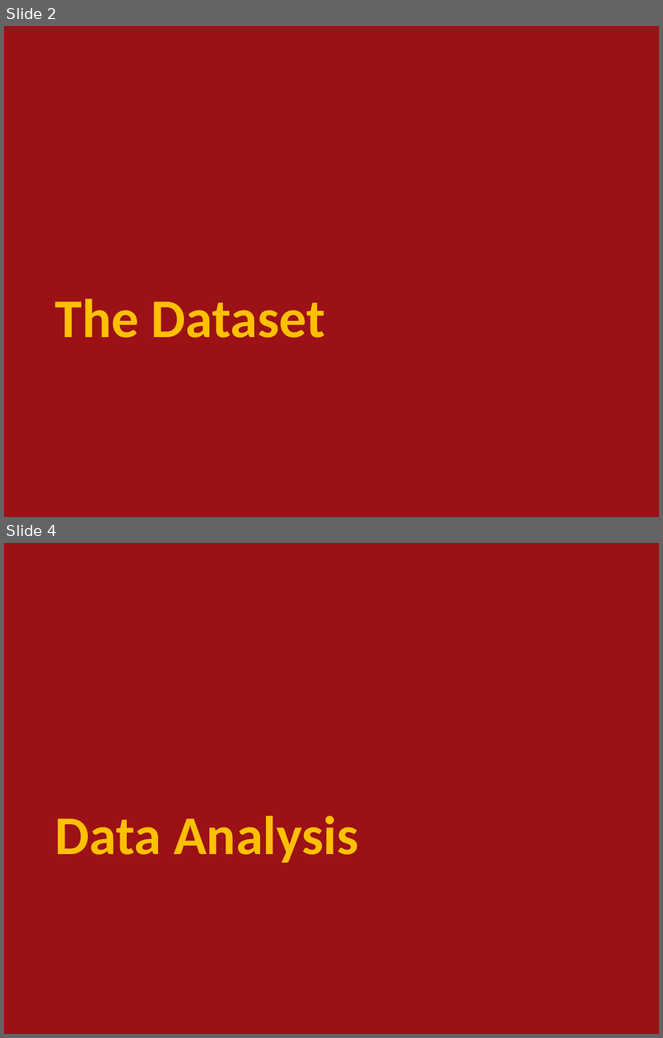
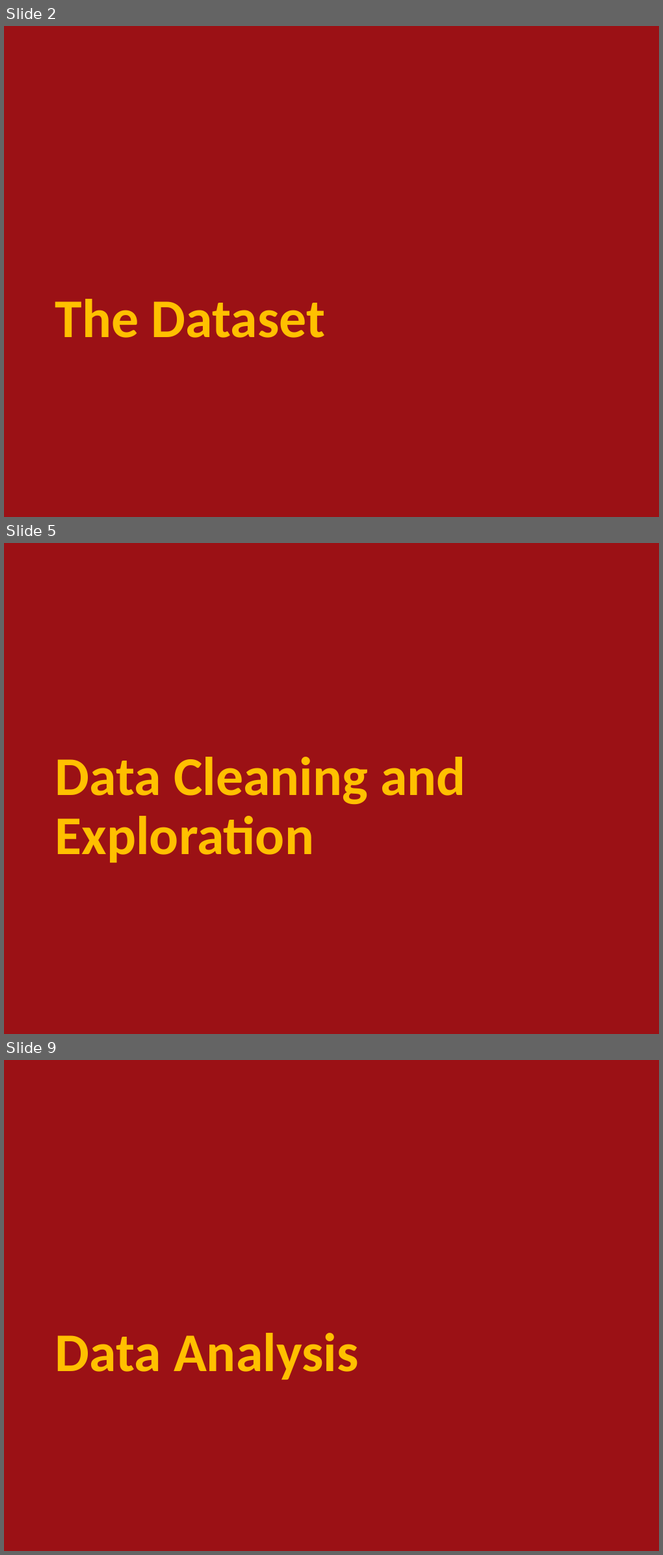
Before and after one commit to pillad3/ml-winter2019, a slide deck: Class Presentation.pptx. Shown one above the other, each under a label of ours: slides 2 and 4 before the commit, slides 2, 5 and 9 after it; the slides between them are not shown. The pictures are 663x1038 and 663x1555 pixels, drawn with LibreOffice and Linux fonts; fonts in the diff are those of the drawing; background and template pictures are left out. Boxes give left, top, right and bottom in pixels: in the first picture for what was removed or moved away, otherwise in the second. Text is boxed around its words. In the diff, an @@ line names an element or a change of style, - is before the commit and + after.

```diff
--- a/Class Presentation.pptx
+++ b/Class Presentation.pptx
@@ slide 5 added at bbox=[4, 543, 659, 1034], background #FFFFFF; not listed: 2 template elements that a slide beside it also shows @@
@@ title added at bbox=[55, 757, 466, 863], 60 pt, text #FFC000, bold @@
+Data Cleaning and Exploration
@@ what was slide 4 is now slide 9 @@
```
Also in this commit, not shown: 11 other slides added, 1 slide removed.
